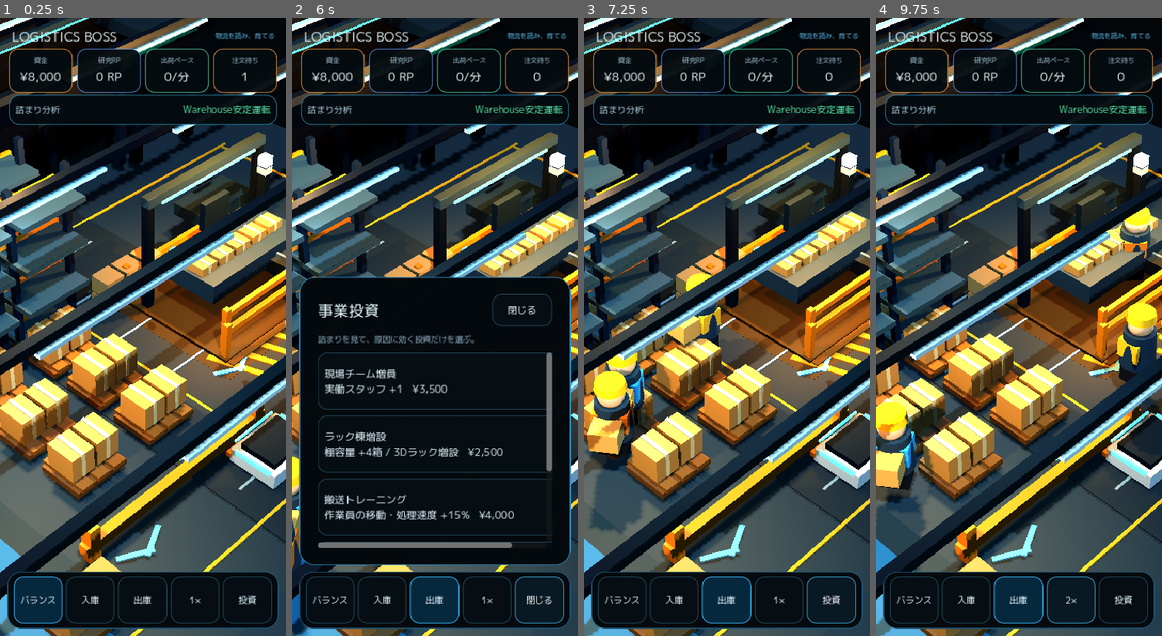
Above: before the commit, frames 1-4 (left to right).
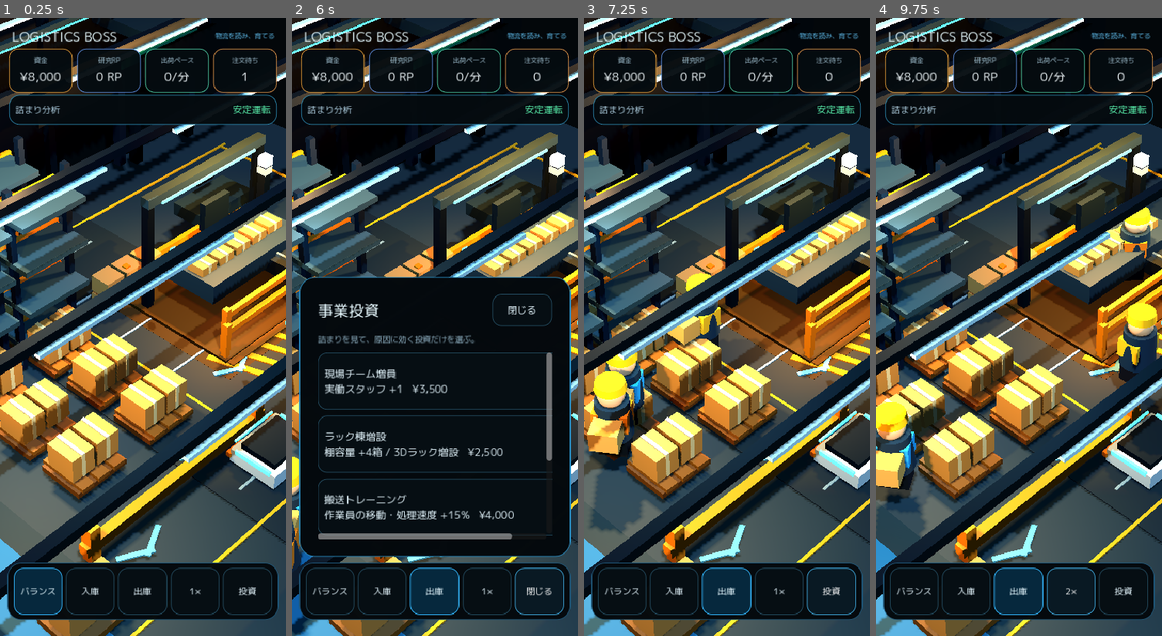
Above: after the commit, the same moments.

Repository: 48wr9f4wgp-lab/Logistics-Boss
Game: Godot game, scene res://scenes/main.tscn
Same seed, same stepped clock (60 frames per second), same inputs: the game is played once before the commit and once after it.
Inputs:
- Up to frame 1 (0.25 s): no input
- Up to frame 2 (6 s): click "バランス" at 0.5 s; click "入庫" at 1.25 s; click "出庫" at 2 s; click "1×" at 2.75 s; click "2×" at 3.5 s; click "4×" at 4.25 s; click "Ⅱ" at 5 s; click "投資" at 5.75 s
- Up to frame 3 (7.25 s): click "閉じる" at 6.5 s
- Up to frame 4 (9.75 s): click "バランス" at 7.25 s; click "入庫" at 8 s; click "出庫" at 8.75 s; click "1×" at 9.5 s

The runs differ from the first frame. In frame 1, 4.2% of the frame differs, in the area x 2-98%, y 14-99%; in frame 2, 6.7%; in frame 3, 4.2%; in frame 4, 4.2%.

Commit message:
Polish portrait HUD readability

Diff:
--- a/godot/ui/game_hud_ja.gd
+++ b/godot/ui/game_hud_ja.gd
@@ -12,6 +12,7 @@
     super._ready()
     _append_forklift_upgrade()
     _build_measurement_banner()
+    _tune_mobile_hud()
     _apply_japanese_font_recursive(self)
     _replace_static_copy_recursive(self)
 
@@ -29,10 +30,8 @@
 
 
 func _bottleneck_text(info: Dictionary) -> String:
-    var label := String(info.get("label", ""))
-    if not label.is_empty():
-        return label
-
+    # Use UI-owned Japanese copy rather than leaking the domain's mixed-language
+    # diagnostic label into the player-facing HUD.
     match String(info.get("key", "stable")):
         "inbound":
             return "搬入口が混雑"
@@ -44,8 +43,11 @@
             return "出荷待ちが滞留"
         "orders":
             return "注文が滞留"
+        "stable":
+            return "安定運転"
         _:
-            return "安定運転"
+            var label := String(info.get("label", ""))
+            return label if not label.is_empty() else "安定運転"
 
 
 func _is_maxed(kind: StringName) -> bool:
@@ -110,8 +112,8 @@
     _measurement_panel.anchor_right = 0.92
     _measurement_panel.anchor_top = 1.0
     _measurement_panel.anchor_bottom = 1.0
-    _measurement_panel.offset_top = -186.0
-    _measurement_panel.offset_bottom = -102.0
+    _measurement_panel.offset_top = -194.0
+    _measurement_panel.offset_bottom = -110.0
     _measurement_panel.add_theme_stylebox_override(
         "panel",
         _panel_style(Color(0.018, 0.055, 0.075, 0.97), Color(0.18, 0.72, 0.96, 0.92), 14)
@@ -126,6 +128,41 @@
     _measurement_label.add_theme_font_size_override("font_size", 13)
     _measurement_label.add_theme_color_override("font_color", Color(0.90, 0.98, 1.0))
     _measurement_panel.add_child(_measurement_label)
+
+
+func _tune_mobile_hud() -> void:
+    # Keep the main controls clear of the iPhone home indicator and reduce the
+    # shipment toast so it confirms flow without covering the warehouse action.
+    var dock := _find_bottom_dock()
+    if dock != null:
+        dock.offset_top = -100.0
+        dock.offset_bottom = -22.0
+
+    if _sheet != null:
+        _sheet.offset_bottom = -108.0
+
+    if _toast_panel != null:
+        _toast_panel.anchor_top = 0.58
+        _toast_panel.anchor_bottom = 0.58
+        _toast_panel.offset_left = -82.0
+        _toast_panel.offset_right = 82.0
+        _toast_panel.offset_top = -19.0
+        _toast_panel.offset_bottom = 19.0
+
+    if _toast != null:
+        _toast.add_theme_font_size_override("font_size", 14)
+
+
+func _find_bottom_dock() -> PanelContainer:
+    for child in get_children():
+        if child is not PanelContainer:
+            continue
+        var panel := child as PanelContainer
+        if panel == _sheet or panel == _toast_panel or panel == _measurement_panel:
+            continue
+        if panel.anchor_top >= 0.99 and panel.anchor_bottom >= 0.99 and panel.offset_bottom > -40.0:
+            return panel
+    return null
 
 
 func _show_measurement_status(text: String, seconds: float) -> void:
